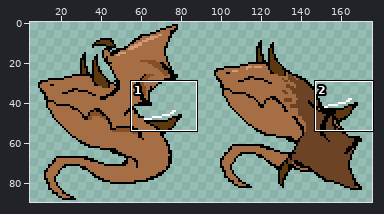
Sprite sheet: media/grep.png. Above: a wide view before the commit, with the close-up outlined.
Close-up. As it was:
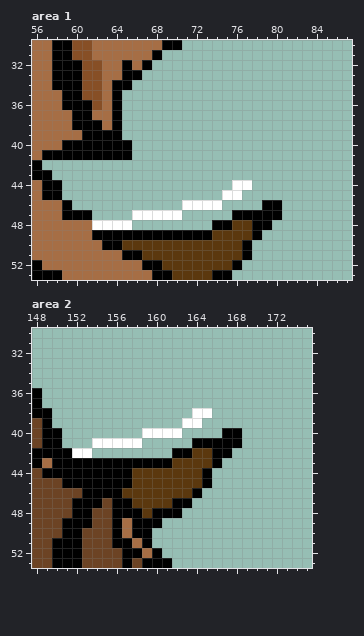
The file is 180x90 pixels. Shown: area 1: x 56..87, y 30..53; area 2: x 148..175, y 30..53. The wide view leaves out empty margins.
The same view after the edit:
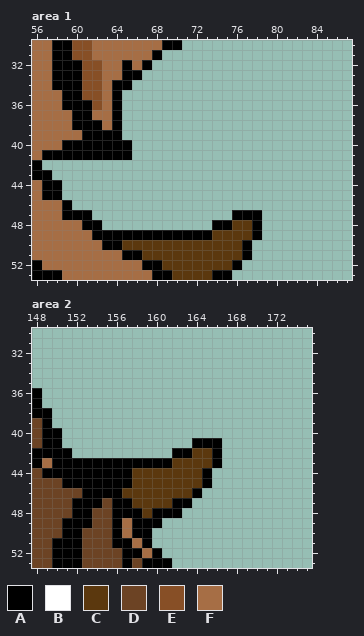
Palette (. is transparent): A #000000  B #ffffff  C #5b380e  D #6c4324  E #874f26  F #a66e45
From old to new:
Area 1:
y 44: x 76..77 BB -> ..
y 45: x 75..76 BB -> ..
y 46: x 71..74 BBBB -> ....; x 79..80 AA -> ..
y 47: x 66..70 BBBBB -> .....; x 79..80 AA -> ..
y 48: x 61..65 FBBBB -> AA...; x 79 A -> .
Area 2:
y 38: x 164..165 BB -> ..
y 39: x 163..164 BB -> ..
y 40: x 159..162 BBBB -> ....; x 167..168 AA -> ..
y 41: x 154..158 BBBBB -> .....; x 167..168 AA -> ..
y 42: x 152..153 BB -> ..; x 167 A -> .
Changed places in both close-ups, as pixel boxes (x1, y1, x2, y2):
changed: (82, 180, 282, 230)
erased: (72, 408, 242, 458)
